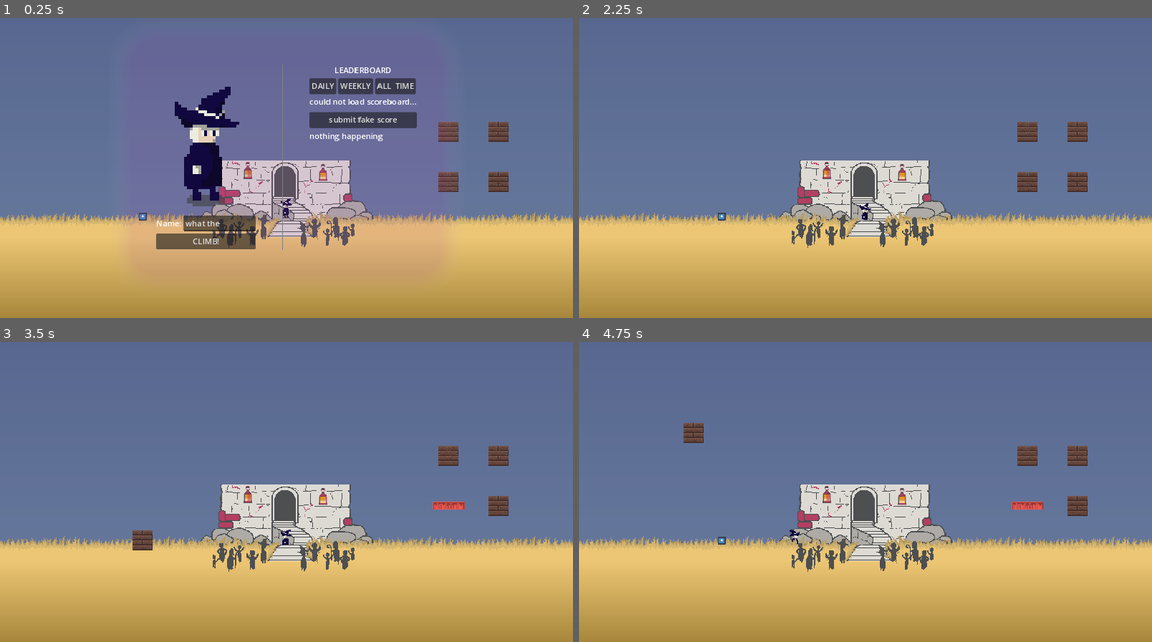
Above: before the commit, frames 1-4 (two rows, left to right).
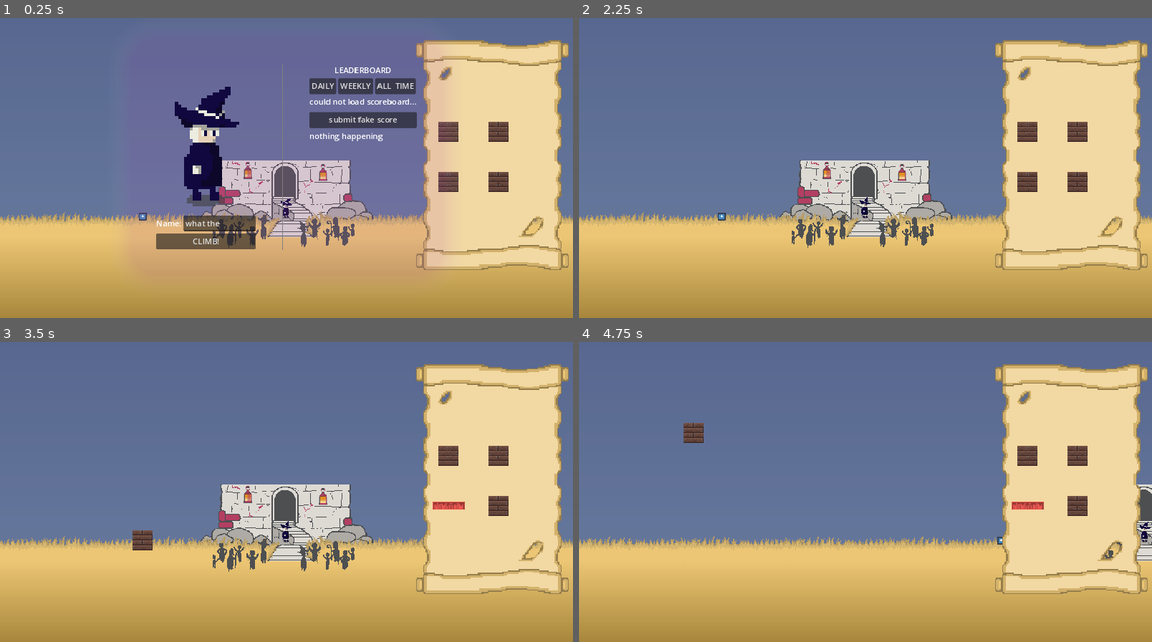
Above: after the commit, the same moments.

Repository: dicemaster5/Summon2Scale
Game: Godot game, scene res://scenes/main.tscn
Same seed, same stepped clock (60 frames per second), same inputs: the game is played once before the commit and once after it. The engine's default icon, where the game draws it, is replaced by a stand-in: a white triangle on a blue panel in a dark square.
Inputs (mouse positions are in pixels of both pictures, inside the frame that each line leads up to):
- Up to frame 1 (0.25 s): no input
- Up to frame 2 (2.25 s): drag from (1077, 183) to (722, 216) at 0.52 s; click "CLIMB!" at 1.25 s; click "START NOW" at 2 s
- Up to frame 3 (3.5 s): drag from (446, 507) to (143, 540) at 2.77 s
- Up to frame 4 (4.75 s): move the mouse to (1025, 507) at 3.52 s; hold A (move_left) 3.53-4.25 s; click (1025, 507) at 3.6 s; drag from (1077, 456) to (693, 432) at 4.27 s

The runs differ from the first frame. In frame 1, 17% of the frame differs, in the area x 72-100%, y 7-85%; in frame 2, 17%; in frame 3, 17%; in frame 4, 24%, in the area x 0-100%, y 7-85%.

Commit message:
Moveable camera yaya

Diff:
--- a/project.godot
+++ b/project.godot
@@ -62,6 +62,18 @@
 "events": [Object(InputEventMouseButton,"resource_local_to_scene":false,"resource_name":"","device":-1,"window_id":0,"a …(259 unchanged characters)…
 ]
 }
+move_up={
+"deadzone": 0.5,
+"events": [Object(InputEventKey,"resource_local_to_scene":false,"resource_name":"","device":-1,"window_id":0,"alt_pressed":false,"shift_pressed":false,"ctrl_pressed":false,"meta_pressed":false,"pressed":false,"keycode":0,"physical_keycode":87,"key_label":0,"unicode":119,"location":0,"echo":false,"script":null)
+, Object(InputEventKey,"resource_local_to_scene":false,"resource_name":"","device":-1,"window_id":0,"alt_pressed":false,"shift_pressed":false,"ctrl_pressed":false,"meta_pressed":false,"pressed":false,"keycode":0,"physical_keycode":4194320,"key_label":0,"unicode":0,"location":0,"echo":false,"script":null)
+]
+}
+move_down={
+"deadzone": 0.5,
+"events": [Object(InputEventKey,"resource_local_to_scene":false,"resource_name":"","device":-1,"window_id":0,"alt_pressed":false,"shift_pressed":false,"ctrl_pressed":false,"meta_pressed":false,"pressed":false,"keycode":0,"physical_keycode":83,"key_label":0,"unicode":115,"location":0,"echo":false,"script":null)
+, Object(InputEventKey,"resource_local_to_scene":false,"resource_name":"","device":-1,"window_id":0,"alt_pressed":false,"shift_pressed":false,"ctrl_pressed":false,"meta_pressed":false,"pressed":false,"keycode":0,"physical_keycode":4194322,"key_label":0,"unicode":0,"location":0,"echo":false,"script":null)
+]
+}
 
 [rendering]
 
--- a/scenes/buildscreen.tscn
+++ b/scenes/buildscreen.tscn
@@ -68,5 +68,6 @@
 scale = Vector2(2.33056, 2.05785)
 texture = ExtResource("7_x7n52")
 
+[connection signal="body_exited" from="BlockContainerArea" to="BlockContainerArea" method="_on_body_exited"]
 [connection signal="body_entered" from="Cursor/CursorArea" to="Cursor" method="_on_cursor_area_body_entered"]
 [connection signal="body_exited" from="Cursor/CursorArea" to="Cursor" method="_on_cursor_area_body_exited"]
--- a/scenes/main.tscn
+++ b/scenes/main.tscn
@@ -63,14 +63,11 @@
 texture = ExtResource("1_s1gq3")
 
 [node name="Scale Camera" type="Camera2D" parent="." node_paths=PackedStringArray("follow_target")]
-enabled = false
-zoom = Vector2(2, 2)
 position_smoothing_enabled = true
 rotation_smoothing_enabled = true
 script = ExtResource("1_k2bgo")
 follow_target = NodePath("../Player")
-
-[node name="Build Camera" type="Camera2D" parent="."]
+move_speed = 800.0
 
 [node name="UserInterfaceManager" type="CanvasLayer" parent="."]
 
@@ -129,24 +126,24 @@
 blocks = Array[PackedScene]([ExtResource("6_mpqpl"), ExtResource("7_jajmu")])
 positions = [NodePath("Position 1"), NodePath("Position 2"), NodePath("Position 3"), NodePath("Position 4")]
 
+[node name="Position 1" type="Node2D" parent="UserInterfaceManager/Buildscreen/BlockContainerArea"]
+position = Vector2(-50, -50)
+
+[node name="Position 2" type="Node2D" parent="UserInterfaceManager/Buildscreen/BlockContainerArea"]
+position = Vector2(50, -50)
+
+[node name="Position 3" type="Node2D" parent="UserInterfaceManager/Buildscreen/BlockContainerArea"]
+position = Vector2(-50, 50)
+
+[node name="Position 4" type="Node2D" parent="UserInterfaceManager/Buildscreen/BlockContainerArea"]
+position = Vector2(50, 50)
+
 [node name="Sprite2D" type="Sprite2D" parent="UserInterfaceManager/Buildscreen/BlockContainerArea"]
-visible = false
-z_index = -5
+z_index = -20
+z_as_relative = false
 position = Vector2(38, -3)
 scale = Vector2(2.40625, 2.40625)
 texture = ExtResource("10_gl0ha")
-
-[node name="Position 1" type="Node2D" parent="UserInterfaceManager/Buildscreen/BlockContainerArea"]
-position = Vector2(-50, -50)
-
-[node name="Position 2" type="Node2D" parent="UserInterfaceManager/Buildscreen/BlockContainerArea"]
-position = Vector2(50, -50)
-
-[node name="Position 3" type="Node2D" parent="UserInterfaceManager/Buildscreen/BlockContainerArea"]
-position = Vector2(-50, 50)
-
-[node name="Position 4" type="Node2D" parent="UserInterfaceManager/Buildscreen/BlockContainerArea"]
-position = Vector2(50, 50)
 
 [node name="Player" parent="." instance=ExtResource("1_ucno6")]
 position = Vector2(0, 107.295)
--- a/systems/follow_cam.gd
+++ b/systems/follow_cam.gd
@@ -2,12 +2,32 @@
 
 @export var follow_target: Node2D
 @export var follow_speed: float = 2
+
+@export var move_speed: float = 2
+
+
+var move_direction: Vector2
 
 # Called when the node enters the scene tree for the first time.
 func _ready() -> void:
 	pass # Replace with function body.
 
 # Called every frame. 'delta' is the elapsed time since the previous frame.
-func _process(delta: float) -> void:
+func _physics_process(delta: float) -> void:
+	match Globals.current_gamemode:
+		Globals.GAMEMODE.BUILDER:
+			camera_movement(delta)
+		Globals.GAMEMODE.PLAYER:
+			follow_tartget(delta)
+		_:
+			pass
+
+func follow_tartget(delta: float) -> void:
 	position = lerp(position, follow_target.global_position, follow_speed * delta)
 	position.y = clamp(position.y, -10000, 20)
+
+func camera_movement(delta:float) -> void:
+	move_direction.x = Input.get_axis("move_left", "move_right")
+	move_direction.y = Input.get_axis("move_up", "move_down")
+
+	position += move_direction * delta * move_speed
--- a/systems/globals.gd
+++ b/systems/globals.gd
@@ -1,6 +1,16 @@
 extends Node
 
+enum GAMEMODE {
+	BUILDER,
+	PLAYER,
+	START,
+	FINISHED,
+}
+
+var current_gamemode: GAMEMODE = GAMEMODE.BUILDER
+
 signal block_clicked
+signal gamemode_changed
 
 var we_are_in_a_menu: bool = true
 var mouse_in_tower_area: bool = false
@@ -13,3 +23,7 @@
 # Called every frame. 'delta' is the elapsed time since the previous frame.
 func _process(delta: float) -> void:
 	pass
+
+func change_gamemode(new_gamemode: GAMEMODE) -> void:
+	current_gamemode = new_gamemode
+	gamemode_changed.emit(new_gamemode)
--- a/systems/player.gd
+++ b/systems/player.gd
@@ -38,8 +38,7 @@
 		max_height_reached = current_height
 
 func _physics_process(delta: float) -> void:
-	if Globals.we_are_in_a_menu:
-		return
+	if Globals.current_gamemode != Globals.GAMEMODE.PLAYER: return
 
 	# Add the gravity.
 	if not is_on_floor() && gravity_enabled:
Not shown: 1 places in scenes/mainmenu.tscn that only renumber resources
